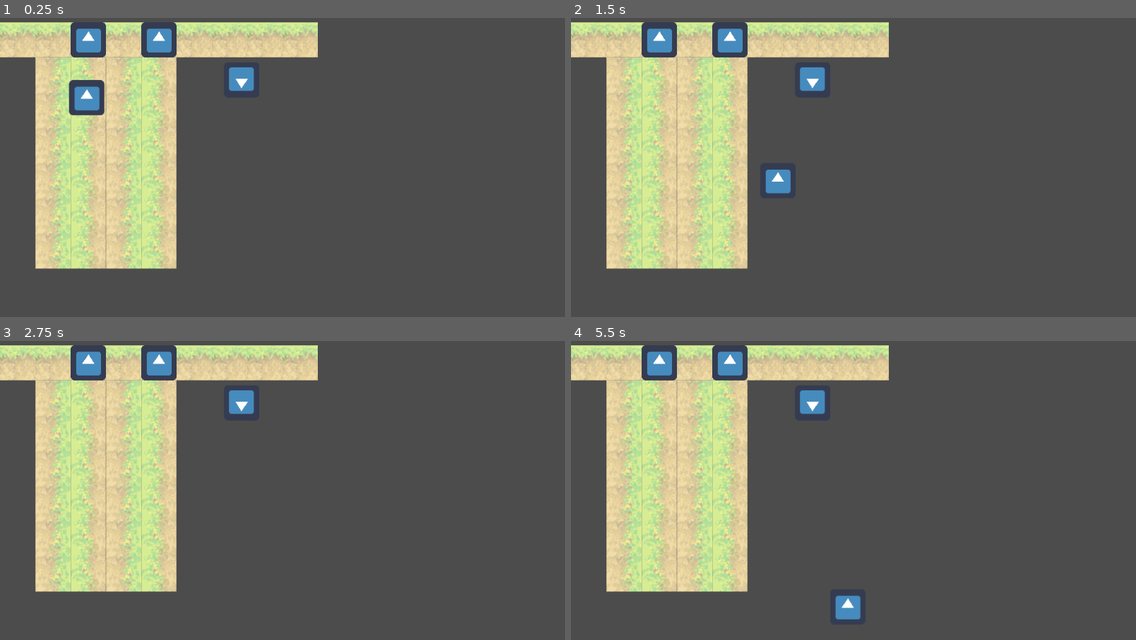
Above: before the commit, frames 1-4 (two rows, left to right).
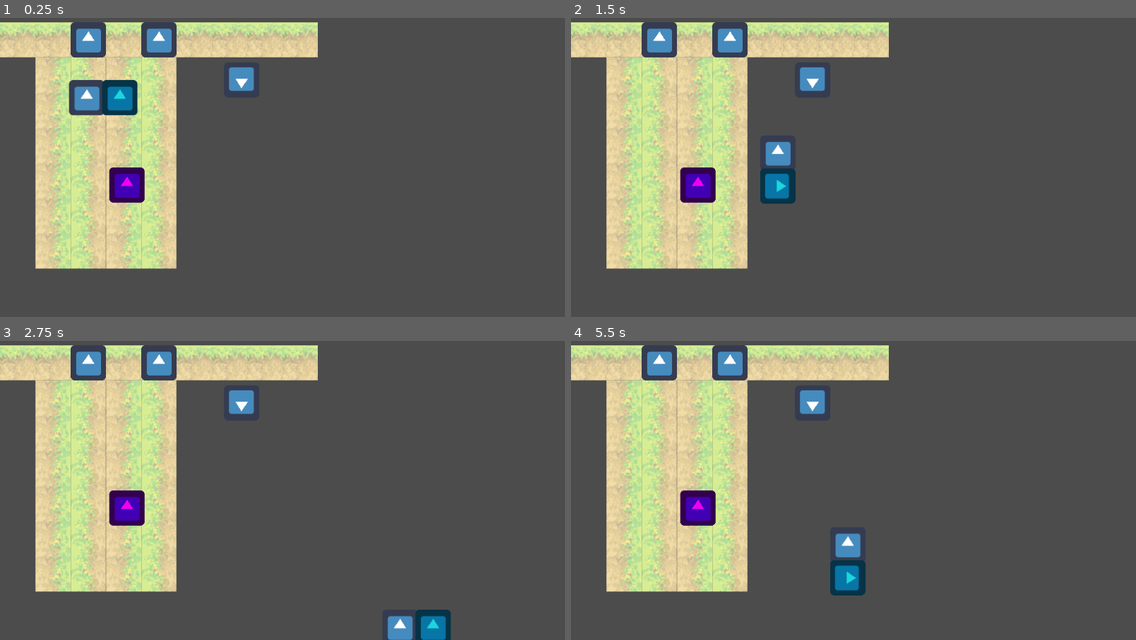
Above: after the commit, the same moments.

Repository: Tuiuiu/Godot-Games
Game: Godot game, scene res://Stages/World2.tscn
Two runs of this game, one before a commit and one after it. Both use one fixed random seed, a clock stepped at 60 frames per second and the inputs below. The project has no main scene, so this scene is started directly. The engine's default icon, where the game draws it, is replaced by a stand-in: a white triangle on a blue panel in a dark square.
Inputs:
- Up to frame 1 (0.25 s): no input
- Up to frame 2 (1.5 s): tap Enter at 0.5 s; hold Right (ui_right) 0.53-1.28 s; tap E (interact, bound only after the commit) at 0.6, 1.35 s; hold Down (ui_down) from 1.28 s (still down)
- Up to frame 3 (2.75 s): release Down (ui_down) at 2.03 s; hold Right (ui_right) from 2.03 s (still down); tap E (interact, bound only after the commit) at 2.1 s
- Up to frame 4 (5.5 s): release Right (ui_right) at 2.78 s; hold Up (ui_up) 2.78-3.53 s; tap E (interact, bound only after the commit) every 0.75 s from 2.85 to 5.1 s; hold Left (ui_left) 3.53-5.03 s; tap Space at 5 s; hold Down (ui_down) from 5.03 s (still down)

The runs differ from the first frame. In frame 1, 1.5% of the frame differs, in the area x 18-26%, y 20-62%; in frame 2, 1.8%; in frame 3, 1.7%; in frame 4, 2.2%, in the area x 19-53%, y 50-94%.

Commit message:
Added a GenericEnemy with which player can interact

Diff:
--- /dev/null
+++ b/Enemies/GenericEnemy.gd
@@ -0,0 +1,18 @@
+extends KinematicBody2D
+
+# class member variables go here, for example:
+# var a = 2
+# var b = "textvar"
+
+func _ready():
+	# Called when the node is added to the scene for the first time.
+	# Initialization here
+	pass
+
+func interact():
+	$Sprite.rotate(deg2rad(90))
+
+#func _process(delta):
+#	# Called every frame. Delta is time since last frame.
+#	# Update game logic here.
+#	pass
--- /dev/null
+++ b/Enemies/GenericEnemy.tscn
@@ -0,0 +1,25 @@
+[gd_scene load_steps=3 format=2]
+
+[ext_resource path="res://Enemies/GenericEnemy.gd" type="Script" id=1]
+[ext_resource path="res://icon.png" type="Texture" id=2]
+
+[node name="GenericEnemy" type="KinematicBody2D" groups=[
+"Enemy",
+]]
+
+input_pickable = false
+collision_layer = 1
+collision_mask = 1
+collision/safe_margin = 0.08
+script = ExtResource( 1 )
+
+[node name="Sprite" type="Sprite" parent="." index="0"]
+
+self_modulate = Color( 0.937927, 0, 0.945313, 1 )
+texture = ExtResource( 2 )
+_sections_unfolded = [ "Visibility" ]
+
+[node name="CollisionPolygon2D" type="CollisionPolygon2D" parent="." index="1"]
+
+build_mode = 0
+polygon = PoolVector2Array( -30, -30, -30, 30, 30, 30, 30, -30 )
--- a/Player/Player.gd
+++ b/Player/Player.gd
@@ -3,8 +3,10 @@
 # class member variables go here, for example:
 # var a = 2
 # var b = "textvar"
-var SPEED = 750
+var SPEED = 500
 var velocity = Vector2()
+var direction = 0
+var facing_enemy = false
 
 func _ready():
 	# Called when the node is added to the scene for the first time.
@@ -12,18 +14,42 @@
 	pass
 
 func get_input():
+	var look_direction = Vector2()
 	velocity = Vector2()
+
 	if Input.is_action_pressed("ui_up"):
 		velocity.y -= 1
+		look_direction += Vector2(0,-1)
 	if Input.is_action_pressed("ui_down"):
 		velocity.y += 1
+		look_direction += Vector2(0,1)
 	if Input.is_action_pressed("ui_left"):
 		velocity.x -= 1
+		look_direction += Vector2(-1,0)
 	if Input.is_action_pressed("ui_right"):
 		velocity.x += 1
+		look_direction += Vector2(1,0)
 
+	if Input.is_action_just_pressed("interact"):
+		if facing_enemy == true:
+			NPCinteract()
+
+	get_node("Area2D").look_at(self.get_position()+look_direction)
 	velocity = velocity.normalized() * SPEED
+
+func NPCinteract():
+	for body in $Area2D.get_overlapping_bodies():
+		if body.is_in_group("Enemy"):
+			body.interact()
 
 func _physics_process(delta):
 	get_input()
 	move_and_slide(velocity)
+
+func _on_Area2D_body_entered(body):
+	if body.is_in_group("Enemy"):
+		facing_enemy = true
+
+func _on_Area2D_body_exited(body):
+	if body.is_in_group("Enemy"):
+		facing_enemy = false
--- a/Player/Player.tscn
+++ b/Player/Player.tscn
@@ -1,8 +1,12 @@
-[gd_scene load_steps=3 format=2]
+[gd_scene load_steps=4 format=2]
 
 [ext_resource path="res://Player/Player.gd" type="Script" id=1]
 [ext_resource path="res://icon.png" type="Texture" id=2]
 
+[sub_resource type="RectangleShape2D" id=1]
+
+custom_solver_bias = 0.0
+extents = Vector2( 25, 25 )
 
 [node name="Player" type="KinematicBody2D" groups=[
 "Player",
@@ -23,3 +27,30 @@
 scale = Vector2( 3, 3 )
 build_mode = 0
 polygon = PoolVector2Array( -11.1282, -10.5665, -11.1282, 10.6456, 11.0745, 10.5873, 11.0304, -10.5543 )
+
+[node name="Area2D" type="Area2D" parent="." index="2"]
+
+input_pickable = true
+gravity_vec = Vector2( 0, 1 )
+gravity = 98.0
+linear_damp = 0.1
+angular_damp = 1.0
+audio_bus_override = false
+audio_bus_name = "Master"
+_sections_unfolded = [ "Visibility" ]
+
+[node name="CollisionShape2D" type="CollisionShape2D" parent="Area2D" index="0"]
+
+position = Vector2( 60, 0 )
+shape = SubResource( 1 )
+
+[node name="Sprite" type="Sprite" parent="Area2D" index="1"]
+
+self_modulate = Color( 0.112793, 0.839272, 0.875, 1 )
+position = Vector2( 60, 0 )
+texture = ExtResource( 2 )
+_sections_unfolded = [ "Material", "Visibility" ]
+
+[connection signal="body_entered" from="Area2D" to="." method="_on_Area2D_body_entered"]
+
+[connection signal="body_exited" from="Area2D" to="." method="_on_Area2D_body_exited"]
--- /dev/null
+++ b/Player/PlayerArea2D.gd
@@ -0,0 +1,29 @@
+extends Area2D
+
+# class member variables go here, for example:
+# var a = 2
+# var b = "textvar"
+
+func _ready():
+	# Called when the node is added to the scene for the first time.
+	# Initialization here
+	pass
+
+func get_input():
+	var look_direction = Vector2()
+
+	if Input.is_action_pressed("ui_up"):
+		look_direction = Vector2(0,-1)
+	if Input.is_action_pressed("ui_down"):
+		look_direction = Vector2(0,1)
+	if Input.is_action_pressed("ui_left"):
+		look_direction = Vector2(-1,0)
+	if Input.is_action_pressed("ui_right"):
+		look_direction = Vector2(1,0)
+
+	look_at(self.get_position()+look_direction)
+
+#func _process(delta):
+#	# Called every frame. Delta is time since last frame.
+#	# Update game logic here.
+#	pass
--- a/Stages/World2.tscn
+++ b/Stages/World2.tscn
@@ -1,8 +1,9 @@
-[gd_scene load_steps=5 format=2]
+[gd_scene load_steps=6 format=2]
 
 [ext_resource path="res://Stages/mytile.res" type="TileSet" id=1]
 [ext_resource path="res://Player/Player.tscn" type="PackedScene" id=2]
 [ext_resource path="res://icon.png" type="Texture" id=3]
+[ext_resource path="res://Enemies/GenericEnemy.tscn" type="PackedScene" id=4]
 
 [sub_resource type="RectangleShape2D" id=1]
 
@@ -79,3 +80,7 @@
 scale = Vector2( 3, 3 )
 shape = SubResource( 1 )
 _sections_unfolded = [ "Transform" ]
+
+[node name="GenericEnemy" parent="." index="4" instance=ExtResource( 4 )]
+
+position = Vector2( 230, 360 )
--- a/project.godot
+++ b/project.godot
@@ -13,6 +13,11 @@
 config/name="2D Game Test"
 config/icon="res://icon.png"
 
+[input]
+
+interact=[ Object(InputEventKey,"resource_local_to_scene":false,"resource_name":"","device":0,"alt":false,"shift":false,"control":false,"meta":false,"command":false,"pressed":false,"scancode":69,"unicode":0,"echo":false,"script":null)
+ ]
+
 [rendering]
 
 environment/default_environment="res://default_env.tres"
